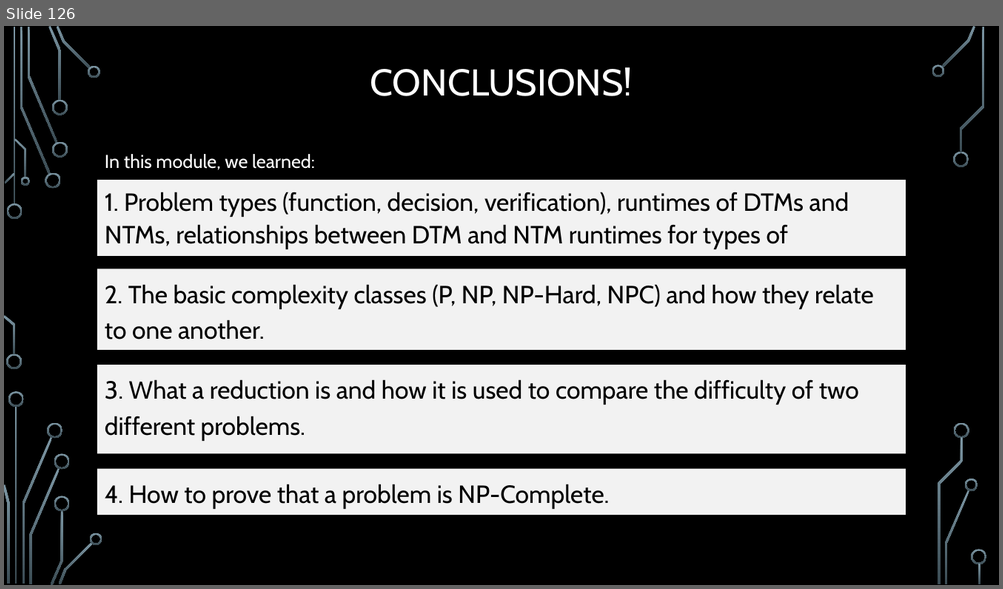
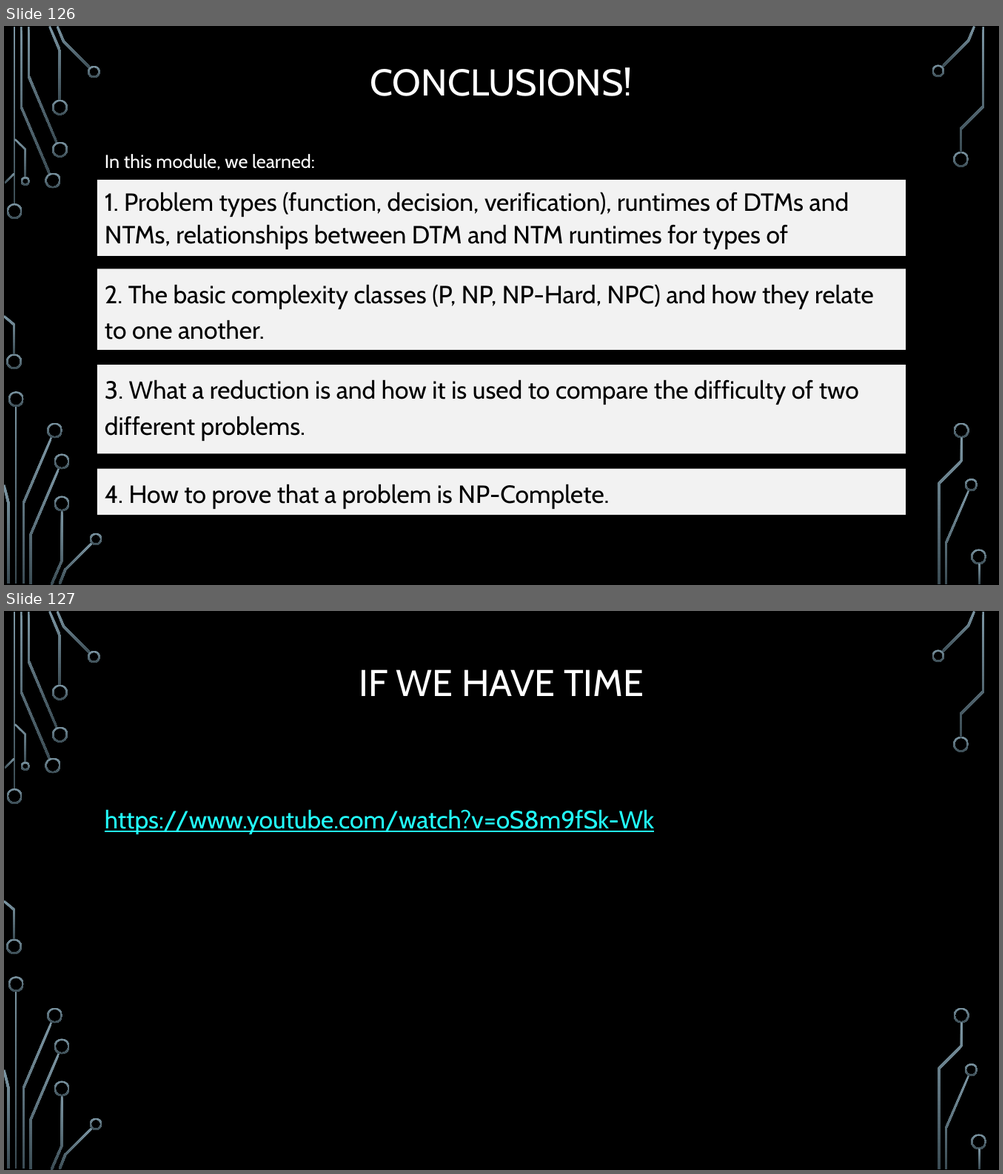
Before and after one commit to markfloryan/dmt2, a slide deck: slides/05-ComplexityTheory.pptx. Shown one above the other, each under a label of ours: slide 126 before the commit, slides 126 and 127 after it. The pictures are 1003x589 and 1003x1174 pixels, drawn with LibreOffice and Linux fonts; fonts in the diff are those of the drawing; background and template pictures are left out. Boxes give left, top, right and bottom in pixels: in the first picture for what was removed or moved away, otherwise in the second. Text is boxed around its words. In the diff, an @@ line names an element or a change of style, - is before the commit and + after.

```diff
--- a/slides/05-ComplexityTheory.pptx
+++ b/slides/05-ComplexityTheory.pptx
@@ slide 127 added at [4, 611, 999, 1170], background picture (left out); not listed: 36 template elements that a slide beside it also shows @@
@@ title added at [358, 669, 643, 696], 36 pt, text #FFFFFF @@
+IF WE HAVE TIME
@@ text added at [105, 809, 654, 834], 24 pt, text #22FFFF, underline @@
+https://www.youtube.com/watch?v=oS8m9fSk-Wk
```
Also in this commit, not shown: 4 other files.
